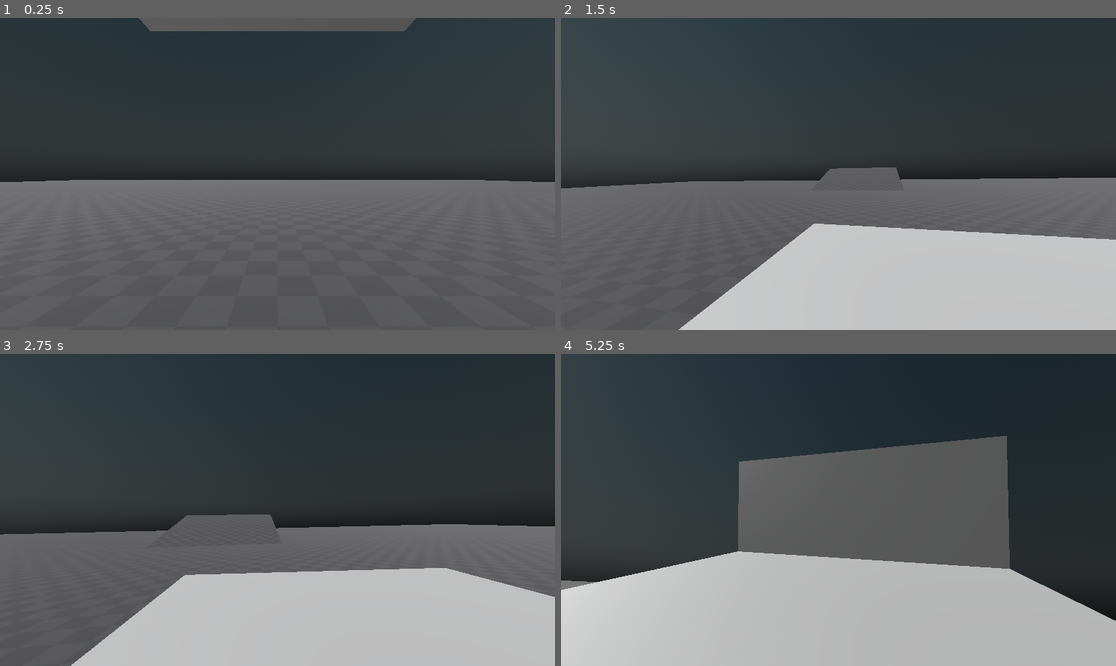
Above: before the commit, frames 1-4 (two rows, left to right).
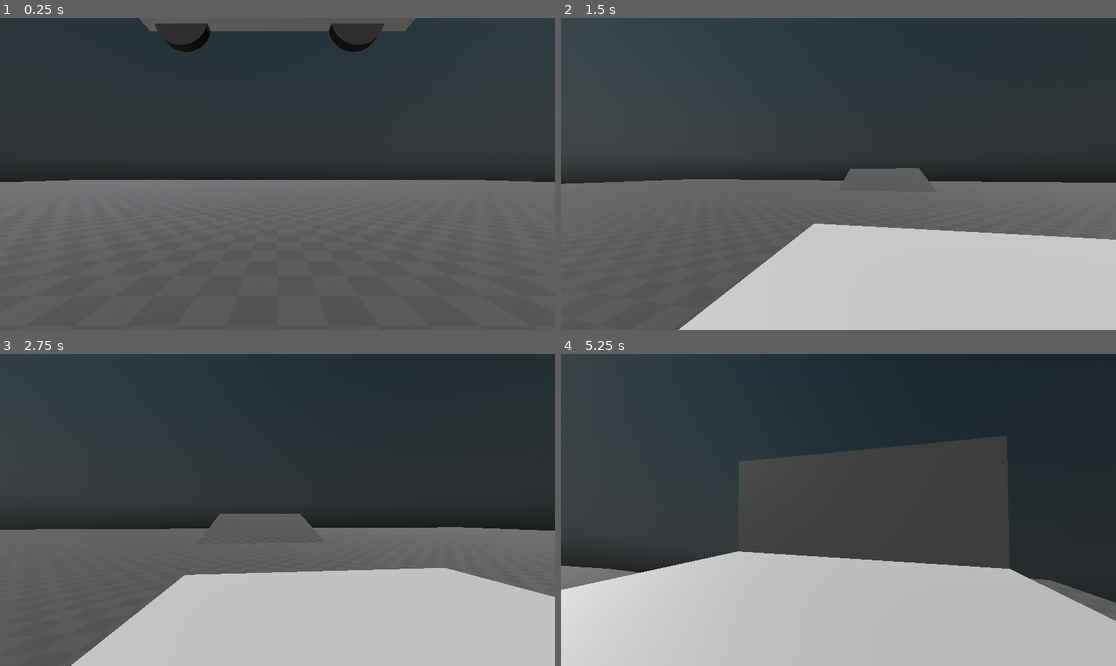
Above: after the commit, the same moments.

Repository: FroggLeo/driving-game
Game: Godot game, scene res://world.tscn
Same seed, same stepped clock (60 frames per second), same inputs: the game is played once before the commit and once after it.
Inputs (mouse positions are in pixels of both pictures, inside the frame that each line leads up to):
- Up to frame 1 (0.25 s): no input
- Up to frame 2 (1.5 s): tap Enter at 0.5 s; move the mouse to (866, 174) at 0.52 s; hold Shift (crouch) 0.53-1.28 s; hold W (move_forward) from 0.53 s (still down); move the mouse to (810, 174) at 1.27 s; tap E (interact) at 1.35 s
- Up to frame 3 (2.75 s): keep holding W (move_forward); move the mouse to (288, 503) at 2.02 s; hold Right mouse button (move_camera) from 2.03 s (still down)
- Up to frame 4 (5.25 s): move the mouse to (832, 516) at 2.77 s; release Right mouse button (move_camera) at 2.78 s; tap one key every 0.75 s from 2.85 s: Ctrl (sprint) Mouse wheel up (zoom_in) Mouse wheel down (zoom_out) Alt; move the mouse to (877, 513) at 3.52 s; move the mouse to (794, 506) at 4.27 s; move the mouse to (866, 510) at 5.02 s; release W (move_forward) at 5.03 s; hold Space (brake) from 5.03 s (still down)

The runs differ from the first frame. In frame 1, 0.9% of the frame differs, in the area x 27-70%, y 1-11%; in frame 2, 1.1%; in frame 3, 1.2%; in frame 4, 18%, in the area x 0-100%, y 26-86%.

Commit message:
fix wheel radius not being considered

Diff:
--- a/godot_project/car/car.gd
+++ b/godot_project/car/car.gd
@@ -41,7 +41,8 @@
 
 ## radius of the wheel in meters
 @export var wheel_radius: float = 0.33
-@export var suspension_rest: float = 0.75
+## the length of the suspension
+@export var suspension_length: float = 0.35
 ## spring constant per wheel, in newtons/meter
 @export var suspension_k: float = 30000.0
 ## damping of the suspension, shock absorbers
@@ -76,12 +77,10 @@
 func _ready():
 	self.mass = car_mass
 	riders.resize(seat_mkrs.size())
-	var raycast_length := -(wheel_radius + suspension_rest + 0.1)
-	print("raycast length: ", raycast_length)
-	w_fl.target_position = Vector3(0, -(wheel_radius + suspension_rest + 0.1), 0)
-	w_fr.target_position = Vector3(0, -(wheel_radius + suspension_rest + 0.1), 0)
-	w_rl.target_position = Vector3(0, -(wheel_radius + suspension_rest + 0.1), 0)
-	w_rr.target_position = Vector3(0, -(wheel_radius + suspension_rest + 0.1), 0)
+	w_fl.target_position = Vector3(0, -(wheel_radius + suspension_length + 0.1), 0)
+	w_fr.target_position = Vector3(0, -(wheel_radius + suspension_length + 0.1), 0)
+	w_rl.target_position = Vector3(0, -(wheel_radius + suspension_length + 0.1), 0)
+	w_rr.target_position = Vector3(0, -(wheel_radius + suspension_length + 0.1), 0)
 	enter_area.body_entered.connect(_body_entered)
 	enter_area.body_exited.connect(_body_exited)
 
@@ -116,14 +115,6 @@
 	w_rl.force_raycast_update()
 	w_rr.force_raycast_update()
 
-	# TEMP: prove contact
-	#if Engine.get_physics_frames() % 10 == 0:
-	#	print("FL:", w_fl.is_colliding(), " FR:", w_fr.is_colliding(),
-	#		  " RL:", w_rl.is_colliding(), " RR:", w_rr.is_colliding())
-	if w_fl.is_colliding():
-		var dist = w_fl.global_transform.origin.distance_to(w_fl.get_collision_point())
-		print("FL dist:", dist)
-
 	# THROTTLE STUFF
 
 	# forward and reverse throttle
@@ -144,7 +135,7 @@
 
 	# coasting force, no pedals down
 	var engine_force: float = 0.0
-	if (abs(drive_input) <= deadzone or riders[0] != null) and abs(v_forward) > 0.01:
+	if (abs(drive_input) <= deadzone or riders[0] == null) and abs(v_forward) > 0.01:
 		engine_force = -engine_brake_force_max * s / (s + engine_brake_fade_speed) * sign(v_forward)
 
 	# rolling resistance and aerodynamic drag
@@ -183,11 +174,14 @@
 
 	var point := wheel.get_collision_point() # where the point of contact is
 	var normal := wheel.get_collision_normal() # direction of the normal force
-	var pos := wheel.global_transform.origin # position of the wheel
-	var dist := pos.distance_to(point) # current length of the spring
+	var pos := wheel.global_transform.origin # position of the wheel hub
+	var dist := pos.distance_to(point) # distance from the hub to the ground
+
+	# the spring length should be the total distance - wheel radius
+	var spring_length := dist - wheel_radius
 
 	# how much the spring is compressed
-	var x := suspension_rest - dist
+	var x := suspension_length - spring_length
 	x = max(0.0, x)
 	# the vector from the center of mass to the point of contact
 	# or also the distance from reference point to target point
--- a/godot_project/car/car.tscn
+++ b/godot_project/car/car.tscn
@@ -75,10 +75,22 @@
 mesh = SubResource("CylinderMesh_dxy33")
 
 [node name="fr" type="RayCast3D" parent="wheels"]
-transform = Transform3D(1, 0, 0, 0, 1, 0, 0, 0, 1, 0.7, 0.1, -1.8)
+transform = Transform3D(1, 0, 0, 0, 1, 0, 0, 0, 1, 0.9, 0.1, -1.8)
+
+[node name="MeshInstance3D" type="MeshInstance3D" parent="wheels/fr"]
+transform = Transform3D(-4.371139e-08, -1, 0, 1, -4.371139e-08, 0, 0, 0, 1, 0, 0, 0)
+mesh = SubResource("CylinderMesh_dxy33")
 
 [node name="rl" type="RayCast3D" parent="wheels"]
-transform = Transform3D(1, 0, 0, 0, 1, 0, 0, 0, 1, -0.7, 0.1, 1.5)
+transform = Transform3D(1, 0, 0, 0, 1, 0, 0, 0, 1, -0.9, 0.1, 1.5)
+
+[node name="MeshInstance3D" type="MeshInstance3D" parent="wheels/rl"]
+transform = Transform3D(-4.371139e-08, -1, 0, 1, -4.371139e-08, 0, 0, 0, 1, 0, 0, 0)
+mesh = SubResource("CylinderMesh_dxy33")
 
 [node name="rr" type="RayCast3D" parent="wheels"]
-transform = Transform3D(1, 0, 0, 0, 1, 0, 0, 0, 1, 0.7, 0.1, 1.5)
+transform = Transform3D(1, 0, 0, 0, 1, 0, 0, 0, 1, 0.9, 0.1, 1.5)
+
+[node name="MeshInstance3D" type="MeshInstance3D" parent="wheels/rr"]
+transform = Transform3D(-4.371139e-08, -1, 0, 1, -4.371139e-08, 0, 0, 0, 1, 0, 0, 0)
+mesh = SubResource("CylinderMesh_dxy33")
--- a/godot_project/world.tscn
+++ b/godot_project/world.tscn
@@ -65,7 +65,7 @@
 shape = SubResource("BoxShape3D_036b0")
 
 [node name="floor3" type="StaticBody3D" parent="."]
-transform = Transform3D(-4.371139e-08, 0, -1, -0.25881904, 0.9659258, 1.131334e-08, 0.9659258, 0.25881904, -4.222196e-08, 0, 2.2, -27)
+transform = Transform3D(-4.371139e-08, 0, -1, -0.25881904, 0.9659258, 1.131334e-08, 0.9659258, 0.25881904, -4.222196e-08, 3, 2.2, -27)
 physics_material_override = SubResource("PhysicsMaterial_gv5m4")
 
 [node name="MeshInstance3D" type="MeshInstance3D" parent="floor3"]
